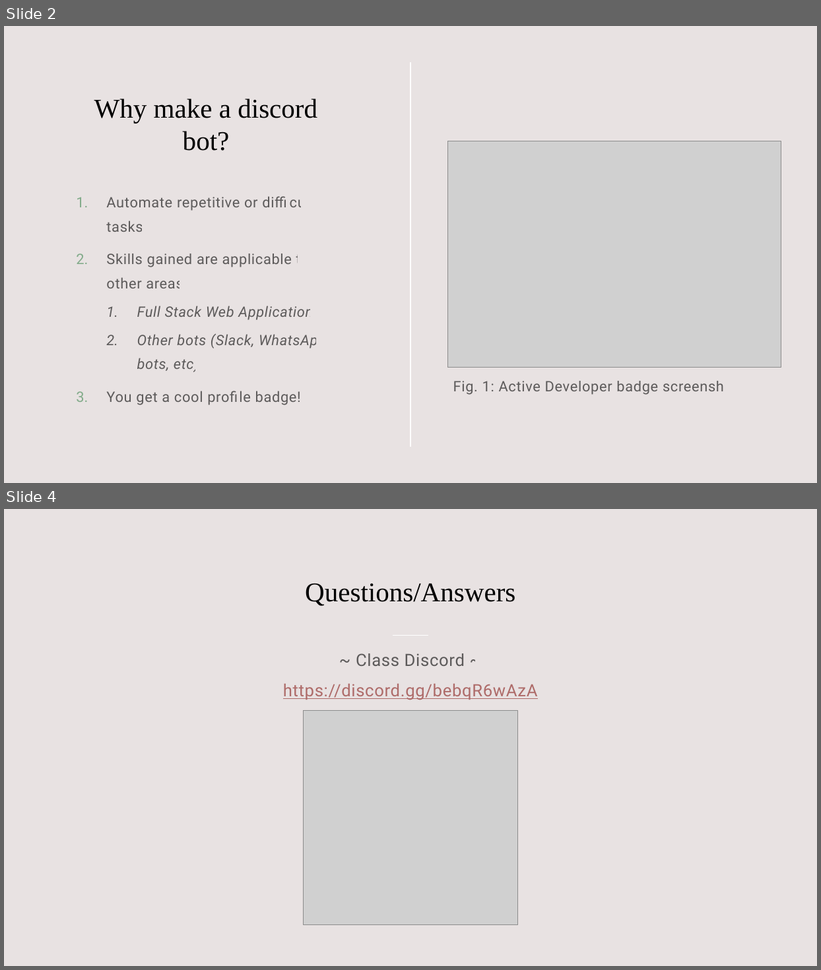
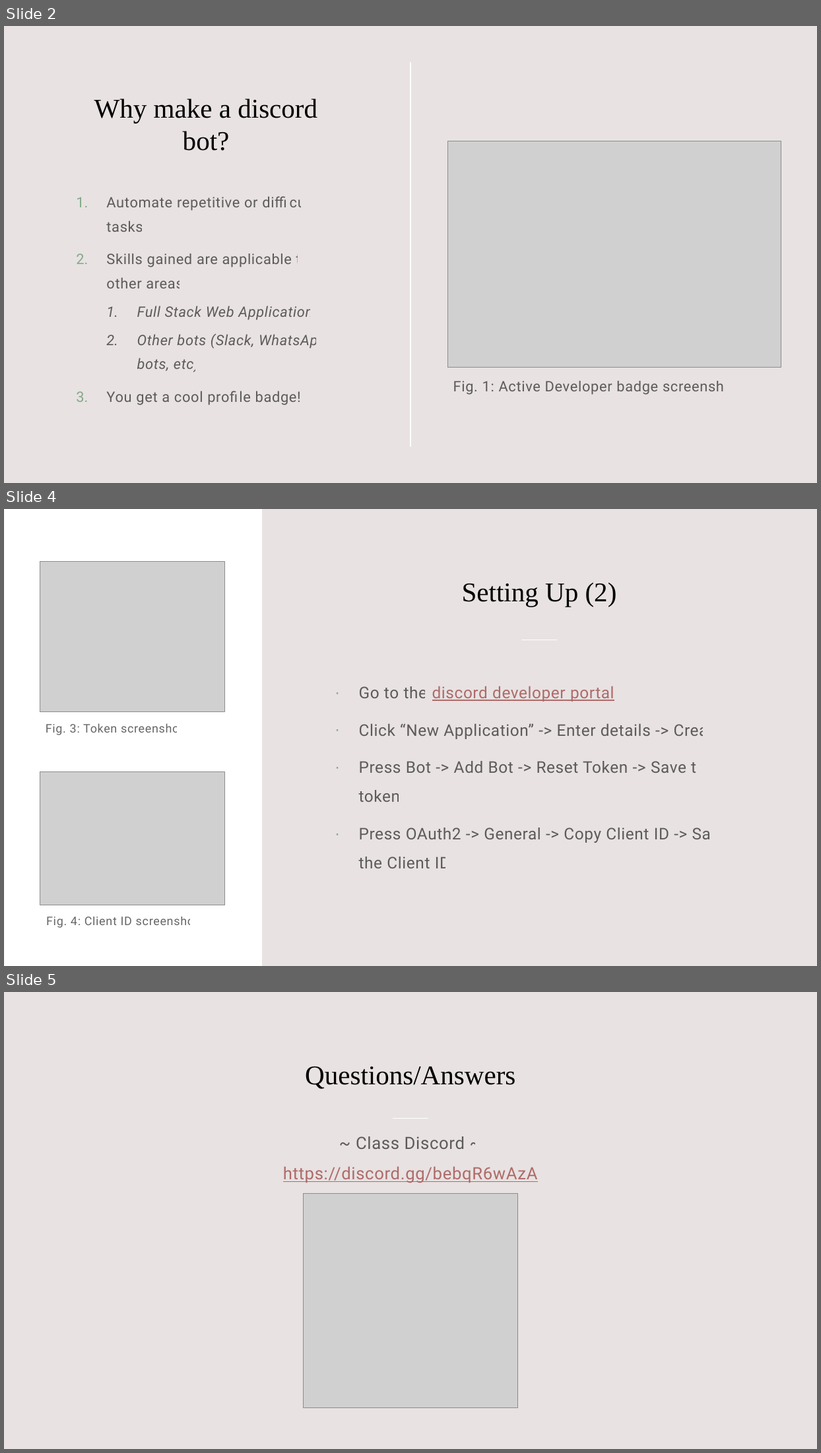
Before and after one commit to williamsantosa/cse185s-presentation, a slide deck: presentation.pptx. Shown one above the other, each under a label of ours: slides 2 and 4 before the commit, slides 2, 4 and 5 after it; the slides between them are not shown. The pictures are 821x970 and 821x1453 pixels, drawn with LibreOffice and Linux fonts; fonts in the diff are those of the drawing; grey boxes stand for pictures. Boxes give left, top, right and bottom in pixels: in the first picture for what was removed or moved away, otherwise in the second. Text is boxed around its words. In the diff, an @@ line names an element or a change of style, - is before the commit and + after.

```diff
--- a/presentation.pptx
+++ b/presentation.pptx
@@ slide 4 added at box(4, 509, 817, 966), background #E8E2E2 @@
@@ rectangle added at box(4, 509, 262, 966), fill #FFFFFF @@
@@ picture added at box(40, 561, 225, 712) @@
@@ title added at box(462, 582, 617, 607), 32 pt, text #000000 @@
+Setting Up (2)
@@ line added from (521, 640) to (557, 640), #FFFFFF 1 pt @@
@@ text added at box(359, 687, 728, 869), 19 pt, text #000000 at 60% opacity @@
+· Go to the discord developer portal
+· Click “New Application” -> Enter details -> Create
+· Press Bot -> Add Bot -> Reset Token -> Save the token
+· Press OAuth2 -> General -> Copy Client ID -> Save the Client ID
@@ text added at box(46, 723, 187, 735), 14 pt, text #000000 at 60% opacity @@
+Fig. 3: Token screenshot.
@@ picture added at box(40, 772, 225, 906) @@
@@ text added at box(46, 917, 202, 928), 14 pt, text #000000 at 60% opacity @@
+Fig. 4: Client ID screenshot.
@@ what was slide 4 is now slide 5 @@
```
Also in this commit, not shown: 1 slide changed, 1 other slide added, 1 slide removed, 3 other files.
